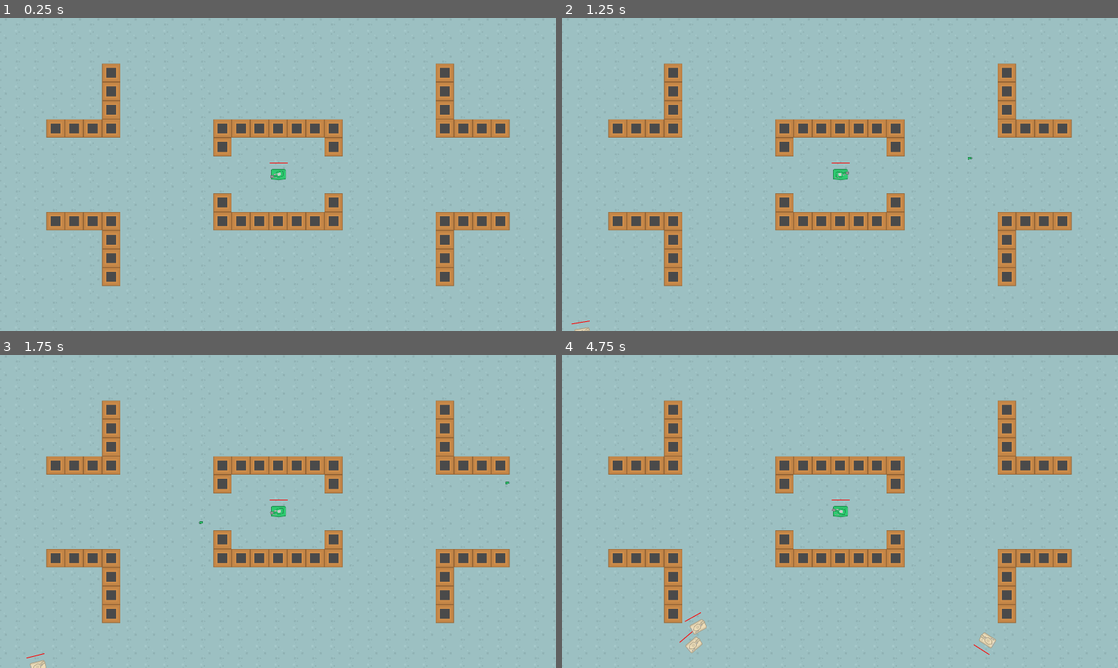
Above: before the commit, frames 1-4 (two rows, left to right).
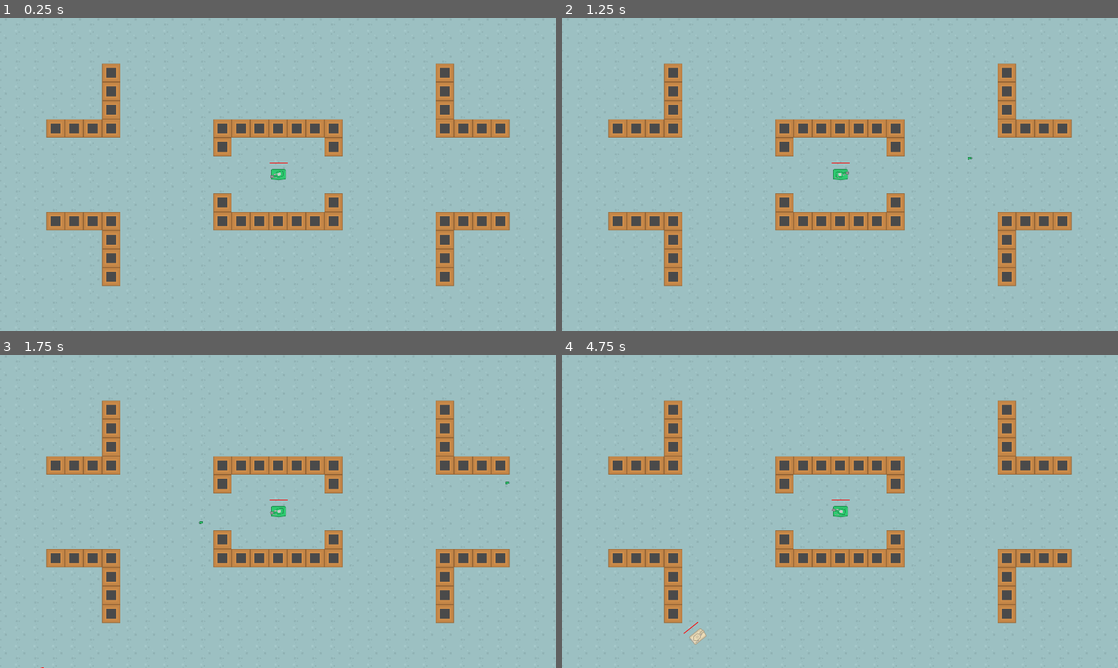
Above: after the commit, the same moments.

Repository: georgetruong/TankDefender
Game: Godot game, scene res://scenes/level_base.tscn
The game is run twice, just before and just after one commit, with the same random seed, the same clock (stepped at 60 frames per second) and the same inputs.
Inputs (mouse positions are in pixels of both pictures, inside the frame that each line leads up to):
- Up to frame 1 (0.25 s): no input
- Up to frame 2 (1.25 s): tap Enter at 0.5 s; move the mouse to (962, 158) at 0.52 s; click (962, 158) at 0.67 s
- Up to frame 3 (1.75 s): tap Space at 1.25 s; move the mouse to (166, 527) at 1.27 s; click (166, 527) at 1.42 s
- Up to frame 4 (4.75 s): move the mouse to (895, 442) at 2.02 s; click (895, 442) at 2.17 s; move the mouse to (812, 574) at 2.77 s; click (812, 574) at 2.92 s; move the mouse to (1006, 558) at 3.52 s; click (1006, 558) at 3.67 s; move the mouse to (673, 464) at 4.27 s; click (673, 464) at 4.42 s

Frame 1 is identical in both runs. In frame 2, less than 0.1% of the frame differs, in the area x 1-5%, y 96-100%; in frame 3, less than 0.1%; in frame 4, 0.4%, in the area x 21-79%, y 82-96%.

Commit message:
Spawn additional waves

Diff:
--- a/scenes/level_base.tscn
+++ b/scenes/level_base.tscn
@@ -36,6 +36,14 @@
 move_speed = 500
 attack_delay = 0.5
 
+[node name="HealthBarsLayer" type="CanvasLayer" parent="."]
+
+[node name="HealthBarsContainer" type="Node2D" parent="HealthBarsLayer"]
+
 [node name="Camera2D" type="Camera2D" parent="."]
 position = Vector2(960, 510)
 zoom = Vector2(0.5, 0.5)
+
+[node name="NextWaveTimer" type="Timer" parent="."]
+wait_time = 15.0
+autostart = true
--- a/scripts/enemy_waves_level.gd
+++ b/scripts/enemy_waves_level.gd
@@ -4,10 +4,14 @@
 @onready var enemy_spawn_positions = $EnemySpawnPositions
 
 @export var enemy_scene: PackedScene
-@export var intial_wave_size: int = 3
+
+@onready var next_wave_timer = $NextWaveTimer
+@export var intial_wave_size: int = 1
+var wave_counter: int = 0
 
 func _ready():
 	spawn_wave(intial_wave_size)
+	next_wave_timer.timeout.connect(_on_next_wave_timeout)
 
 func _on_enemy_died():
 	pass
@@ -19,9 +23,12 @@
 	var enemy_instance = enemy_scene.instantiate()
 
 	enemy_instance.global_position = random_spawn_position.global_position + offset
-	#enemy_instance.connect("died", _on_enemy_died)
 	enemy_container.add_child(enemy_instance)
 
 func spawn_wave(num_enemies: int):
+	wave_counter += 1
 	for i in num_enemies:
 		spawn_enemy()
+
+func _on_next_wave_timeout():
+	spawn_wave(intial_wave_size + (wave_counter % 5))
--- a/scripts/health_component.gd
+++ b/scripts/health_component.gd
@@ -8,9 +8,15 @@
 
 func _ready():
 	health = MAX_HEALTH
+	hide_health_bar()
 
 func _process(delta):
 	health_bar.update_health(health, MAX_HEALTH)
+	if health <  MAX_HEALTH:
+		show_health_bar()
+
+func show_health_bar():
+	health_bar.show()
 
 func hide_health_bar():
 	health_bar.hide()
@@ -25,5 +31,4 @@
 		health_bar.update_health(health, MAX_HEALTH)
 
 func die():
-	# TODO: Emit death signal to parent
-	get_parent().queue_free()
+	get_parent().die()
--- a/scripts/projectile.gd
+++ b/scripts/projectile.gd
@@ -11,7 +11,6 @@
 func _ready():
 	gravity_scale = 0
 	lock_rotation = true
-
 	contact_monitor = true
 	max_contacts_reported = 1
 
--- a/scripts/unit.gd
+++ b/scripts/unit.gd
@@ -21,6 +21,7 @@
 var show_death_sprite_delay = 0.3
 
 func _ready():
+	health_component.hide_health_bar()
 	death_sprite.hide()
 	attack_delay_timer.one_shot = true
 	attack_delay_timer.timeout.connect(_on_attack_delay_timer)
